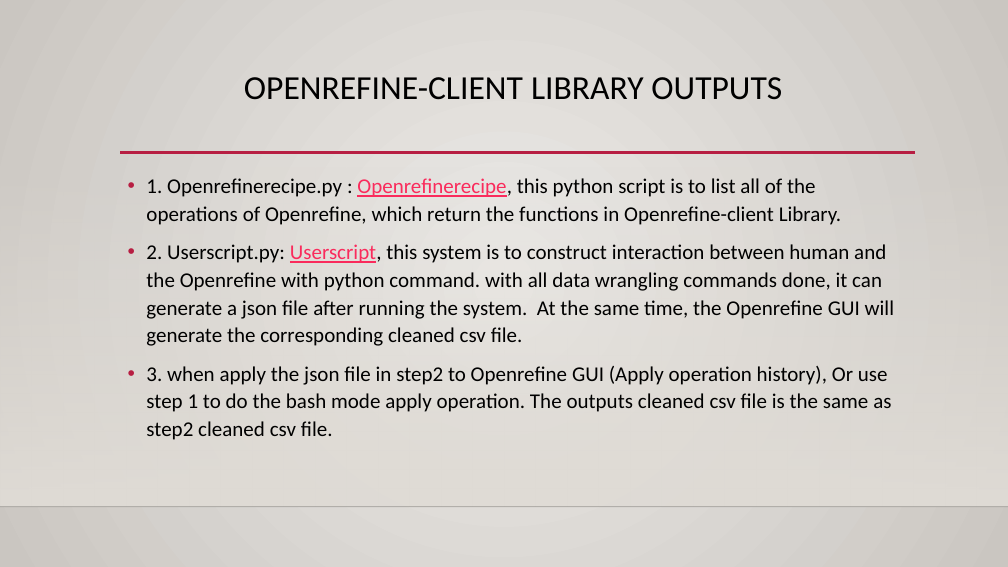
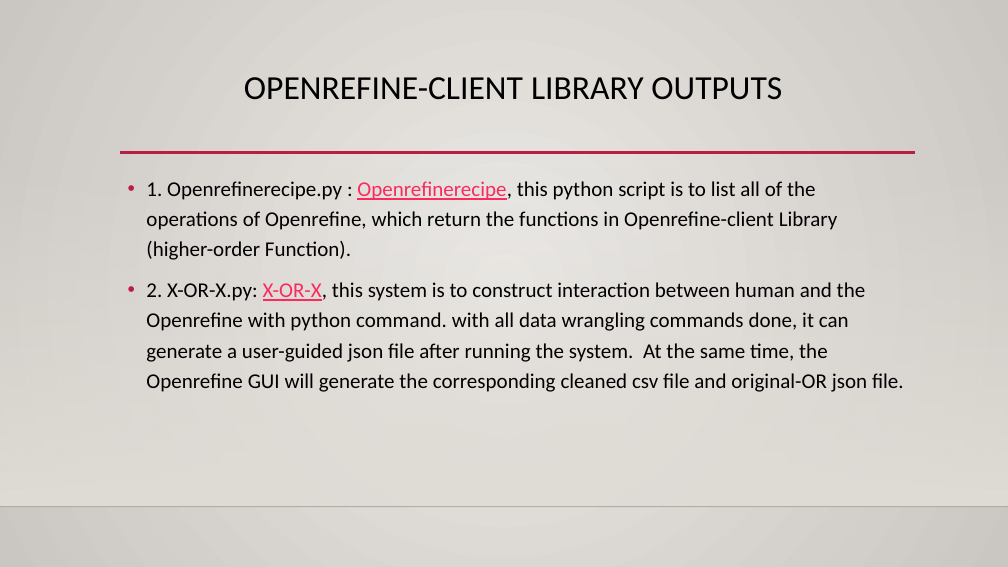
Before and after one commit to LanLi2017/WT-summer-2018-Lan-Li, a slide deck: slide 12 of OpenRefine3Operations/Menu_case/WTpresentation.pptx (slide 10 before the commit). Drawn at 1008x567 pixels with LibreOffice and Linux fonts; fonts in the diff are those of the drawing; background and template pictures are left out. Boxes give left, top, right and bottom in pixels: in the first picture for what was removed or moved away, otherwise in the second. Text is boxed around its words. In the diff, an @@ line names an element or a change of style, - is before the commit and + after.

Commit message:
presentation_update

```diff
--- a/OpenRefine3Operations/Menu_case/WTpresentation.pptx
+++ b/OpenRefine3Operations/Menu_case/WTpresentation.pptx
@@ text at (146,181,904,392): text changed @@
-• 1. Openrefinerecipe.py : Openrefinerecipe, this python script is to list all of the operations of Openrefine, which return the functions in Openrefine-client Library.
-• 2. Userscript.py: Userscript, this system is to construct interaction between human and the Openrefine with python command. with all data wrangling commands done, it can generate a json file after running the system. At the same time, the Openrefine GUI will generate the corresponding cleaned csv file.
-• 3. when apply the json file in step2 to Openrefine GUI (Apply operation history), Or use step 1 to do the bash mode apply operation. The outputs cleaned csv file is the same as step2 cleaned csv file.
+• 1. Openrefinerecipe.py : Openrefinerecipe, this python script is to list all of the operations of Openrefine, which return the functions in Openrefine-client Library (higher-order Function).
+• 2. X-OR-X.py: X-OR-X, this system is to construct interaction between human and the Openrefine with python command. with all data wrangling commands done, it can generate a user-guided json file after running the system. At the same time, the Openrefine GUI will generate the corresponding cleaned csv file and original-OR json file.
```
Also in this commit, not shown: 3 other slides changed, 2 slides added.
